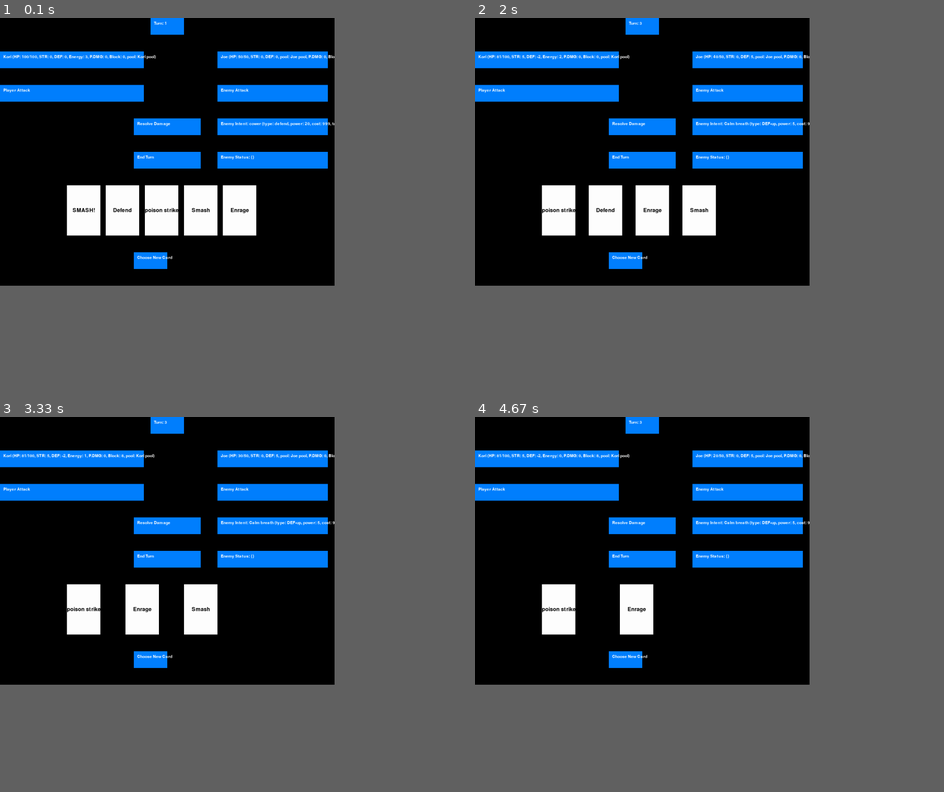
Above: before the commit, frames 1-4 (two rows, left to right).
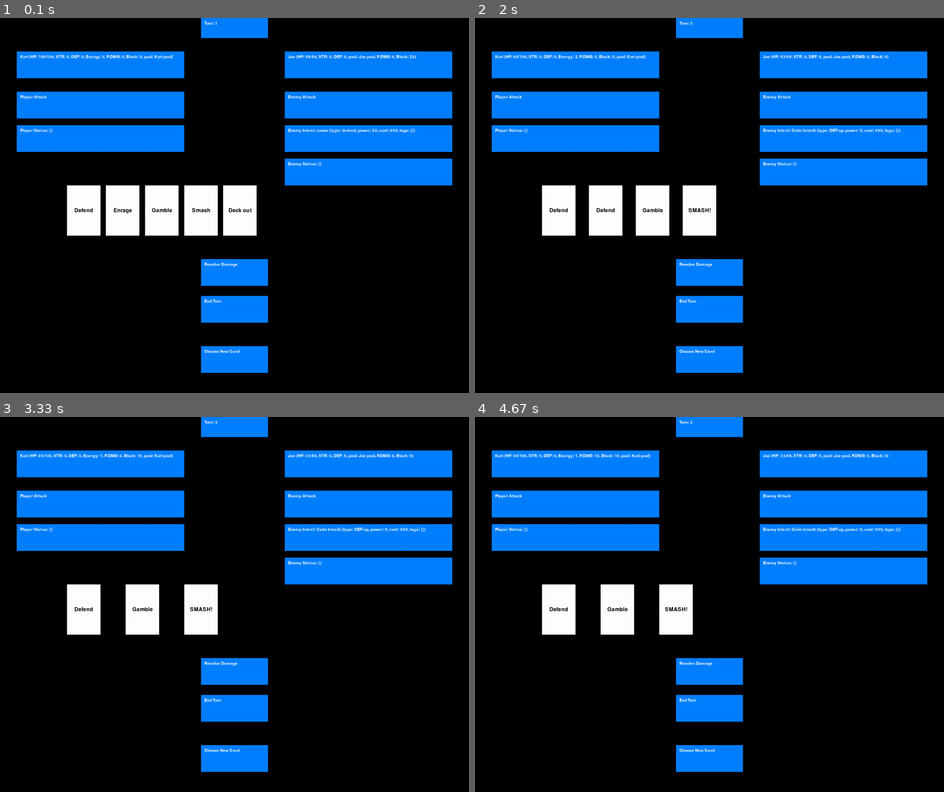
Above: after the commit, the same moments.

Repository: GiveMeToust/Smashing_Time
Game: pygame game, started from Smashing_Time.py
Same seed, same stepped clock (60 frames per second), same inputs: the game is played once before the commit and once after it.
Inputs (mouse positions are in pixels of both pictures, inside the frame that each line leads up to):
- Up to frame 1 (0.1 s): no input
- Up to frame 2 (2 s): click (690, 220) at 0.38 s; click (714, 231) at 0.72 s; click "End Turn" at 1.05 s; click "End Turn" at 1.38 s; click (540, 194) at 1.72 s
- Up to frame 3 (3.33 s): click "Choose New Card" at 2.05 s; click "poison strike" at 2.38 s; click "Defend" at 2.72 s; click "Player Attack" at 3.05 s
- Up to frame 4 (4.67 s): click (676, 608) at 3.38 s, where only the run after the commit has a clickable "SMASH!"; click (817, 510) at 4.22 s
In our replay, the window is 642x514 before the commit and 900x720 after it. These sizes can differ from the game's own. Grey fills any space a smaller window leaves; there, only what the larger window draws over its background counts as a difference.

The runs differ from the first frame. In frame 1, 25% of the frame differs, in the area x 0-97%, y 0-95%; in frame 2, 25%; in frame 3, 25%; in frame 4, 27%.

Commit message:
Update Smashing_Time.py

Diff:
--- a/Smashing_Time.py
+++ b/Smashing_Time.py
@@ -8,7 +8,7 @@
 
 pygame.init()
 
-screen = pygame.display.set_mode((1000, 800))
+screen = pygame.display.set_mode((1400, 1120))
 pygame.display.set_caption("Pygame Test")
 
 clock = pygame.time.Clock()
@@ -20,7 +20,10 @@
 
 print("hello world")
 
-
+attack="attack"  #toying with the idea of defining move types as variables instead of strings
+defend="defend"  #"Feeling like programing well, might delete later"
+STR_up="STR-up"
+DEF_up="DEF-up"
 
 
 
@@ -46,8 +49,8 @@
     move("Defend", 10, "defend", 1, tags={}),
     move("SMASH!", 25, "attack", 2, tags={}),
     move("Enrage", 5, "STR-up", 1, tags={"enrage": None}),
-    move("Concentrate", 5, "DEF-up", 1, tags={}),
-    move("poison strike", 7, "attack", 1, tags={"poison": 3, "placeholder": 3})
+    move("Gamble", 0, "spell", 1, tags={"redraw": True}),
+    move("Deck out", 7, "defend", 1, tags={"draw": 2})
 ]
 
 
@@ -65,14 +68,26 @@
     move("construct", 10, "STR-up", 999,  tags={})
 ]
 
+Thug_pool = [
+    move("poison strike", 10, "attack", 999, tags={"poison": 3}),
+    move("smoke screen", 10, "defend", 999, tags={"blind": 1}),
+    move("slash", 5, "attack", 999, tags={"multihit": 4}),
+]
 
 
 floor1_loot = [
     move("Smash", 10, "attack", 1, tags={}),
     move("Block", 4, "defend", 0, tags={}),
     move("Power Up", 5, "STR-up", 1, tags={}),
-    move("poison strike", 7, "attack", 1, tags={"poison": 3, "placeholder": 3}),
-    move("pray", 5, "defend", 1, tags={"energised":1, }) #I thought about making it heal but that would promote delaying kills, which is not fun
+    move("poison strike", 7, "attack", 1, tags={"poison": 3}), #damages enemy at the end of turn
+    move("Concentrate", 5, "DEF-up", 1, tags={}),
+    move("Shrug off", 20, "defend", 1, tags={}),
+    move("Deck out", 7, "defend", 0, tags={"draw": 2}), #draw 2 cards
+    move("Gamble", 0, "spell", 0, tags={"redraw": True}), #you draw a new hand, can only be used once per turn so you can't spam zero cost moves
+    move("Smite" , 10, "attack", 1, tags={"blind": 2}), #makes enemy attacks do 75% damage
+    move("Fury" , 6 , "attack", 1, tags={"multihit": 2}), #attack twice
+    move("Glare", 5, "attack", 0, tags={"blind": 1}), #enemy attacks do 75% damage
+    move("pray", 5, "defend", 1, tags={"energised":1, }), #I thought about making it heal but that would promote delaying kills, which is not fun, now it gives you +1 energy next turn
 ]
 
 
@@ -110,74 +125,110 @@
     def __repr__(self):
         return f"{self.name} (HP: {self.HP}/{self.maxHP}, STR: {self.STR}, DEF: {self.DEF}, Energy: {self.Energy}, P.DMG: {self.pending_damage}, Block: {self.block}, pool: {self.poolname})"
 
-    def make_hand(self,):
-       return random.sample(self.pool, k=self.drawNum)
+    def make_hand(self):
+        global hand
+        global Player
+        hand.clear()
+        hand = random.sample(Player.pool, k=Player.drawNum)
+
 
     def resolve_move(self, move):
         global turn_count
 
 
 
-        if self.Energy < 1:
+        if self.Energy < move.cost:
             print("Not enough energy to play this move!")
             return
-        self.Energy -= 1
+        self.Energy -= move.cost
+
+        multihit = 1
+        for tag, tag_value in move.tags.items():
+            if tag == "multihit":
+                multihit = tag_value
+                break
 
           # Remove the played card from hand
-
-        if move.type == "attack":
-            if Enemy.alive == False:
-                print(f"{Enemy.name} is already dead! Talk about beating a dead horse.")
+        while multihit >= 1:
+
+            if move.type == "attack":
+                if Enemy.alive == False:
+                    print(f"{Enemy.name} is already dead! Talk about beating a dead horse.")
+                    return
+
+                given_damage = (move.power + self.STR) - (Enemy.block + Enemy.DEF)
+                if given_damage < 0:
+                    given_damage = 0
+
+                Enemy.HP = Enemy.HP - given_damage
+
+                x=(f"{Enemy.name} took {given_damage} ({Enemy.block} block")
+                Enemy.block = Enemy.block - (move.power + self.STR)
+                if Enemy.block > 0:
+                    x += f" {Enemy.block} block remaining!)"
+                else:
+                    x += ")"
+                    Enemy.block = 0
+
+                print(x)
+                given_damage = 0
+                x = ""
+
+            elif move.type == "defend":
+                self.block += move.power + self.DEF
+            elif move.type == "STR-up":
+                self.STR += move.power
+            elif move.type == "DEF-up":
+                self.DEF += move.power
+            elif move.type == "spell": #all these moves are handled by tags
+                pass
+            else:
+                print("What the fuck kind of move is that? What is happening?! I am going insane! AAARRRGH!!!")
                 return
 
-            given_damage = (move.power + self.STR) - (Enemy.block + Enemy.DEF)
-            if given_damage < 0:
-                given_damage = 0
-
-            Enemy.HP = Enemy.HP - given_damage
-
-            x=(f"{Enemy.name} took {given_damage} ({Enemy.block} block")
-            Enemy.block = Enemy.block - (move.power + self.STR)
-            if Enemy.block > 0:
-                x += f" {Enemy.block} block remaining!)"
-            else:
-                x += ")"
-                Enemy.block = 0
-
-            print(x)
-            given_damage = 0
-            x = ""
-
-        elif move.type == "defend":
-            self.block += move.power + self.DEF
-        elif move.type == "STR-up":
-            self.STR += move.power
-        elif move.type == "DEF-up":
-            self.DEF += move.power
-        else:
-            print("What the fuck kind of move is that? What is happening?! I am going insane! AAARRRGH!!!")
-            return
-        global tags
-        for tag, tag_value in move.tags.items():
-            if tag == "enrage":
-                x = move.power / 2
-                x = round(x)
-                print(f"Applying 'enrage' effect! DEF before: {self.DEF}, reducing by {x}")
-                self.DEF -= x
-
-            elif tag == "poison":
-                if "poison" in Enemy.status_effects:
-                    Enemy.status_effects["poison"] += tag_value  # Add to existing poison
-                    print(f"Poison stacked! Total poison damage: {Enemy.status_effects['poison']}")
-                else:
-                    Enemy.status_effects["poison"] = tag_value  # Apply new poison
-                    print(f"Enemy poisoned! Poison damage: {tag_value}")
-
-            elif tag == "heal":
-                self.HP += tag_value
-                if self.HP > self.maxHP:
-                    self.HP = self.maxHP
-                print(f"{self.name} healed for {tag_value} HP! Current HP: {self.HP}")
+
+            for tag, tag_value in move.tags.items():
+                if tag == "enrage":
+                    x = move.power / 2
+                    x = round(x)
+                    print(f"Applying 'enrage' effect! DEF before: {self.DEF}, reducing by {x}")
+                    self.DEF -= x
+
+
+
+                elif tag == "energised":
+                    if "energised" in self.status_effects:
+                        self.status_effects["energised"] += tag_value
+                    else:
+                        self.status_effects["energised"] = tag_value
+
+                elif tag == "blind":
+                    if "blind" in Enemy.status_effects:
+                        Enemy.status_effects["blind"] += tag_value  # Add to existing blind
+                        print(f"Blind stacked! Total blind effect: {Enemy.status_effects['blind']}")
+                    else:
+                        Enemy.status_effects["blind"] = tag_value # Initial blind application
+                        x = Player.pending_damage*0.75
+                        x = round(x)
+                        Player.pending_damage = x
+
+                elif tag == "poison":
+                    if "poison" in Enemy.status_effects:
+                        Enemy.status_effects["poison"] += tag_value  # Add to existing poison
+                        print(f"Poison stacked! Total poison damage: {Enemy.status_effects['poison']}")
+                    else: # now we give it poison
+                        Enemy.status_effects["poison"] = tag_value # Initial poison application
+
+                elif tag == "draw":
+                    new_cards = random.sample(self.pool, k=tag_value)
+                    hand.extend(new_cards)
+                    print(f"Drew {tag_value} cards: {[card.name for card in new_cards]}")
+
+                elif tag == "redraw":
+                    Player.make_hand()
+                    print(f"Redrew hand: {[card.name for card in hand]}")
+
+            multihit -= 1
 
         if Enemy.HP <= 0:
             Enemy.alive = False
@@ -252,14 +303,49 @@
     def make_enemy_move(self):
         enemy_move = random.choice(self.pool)
         self.enemy_move = enemy_move
-        if enemy_move.type == "attack":
-            Player.pending_damage += enemy_move.power + self.STR
-        elif enemy_move.type == "defend":
-            self.block += enemy_move.power + self.DEF
-        elif enemy_move.type == "STR-up":
-            self.STR += enemy_move.power
-        elif enemy_move.type == "DEF-up":
-            self.DEF += enemy_move.power
+
+        multihit = 1
+        for tag, tag_value in enemy_move.tags.items():
+            if tag == "multihit":
+                multihit = tag_value
+                break
+
+
+        while multihit >= 1:
+            if enemy_move.type == "attack":
+                if "blind" in Player.status_effects:
+                    x = (enemy_move.power + self.STR)*0.75
+                    x = round(x)
+                    Player.pending_damage += x
+                else:
+                    Player.pending_damage += enemy_move.power + self.STR
+            elif enemy_move.type == "defend":
+                self.block += enemy_move.power + self.DEF
+            elif enemy_move.type == "STR-up":
+                self.STR += enemy_move.power
+            elif enemy_move.type == "DEF-up":
+                self.DEF += enemy_move.power
+            elif enemy_move.type == "spell": #all these moves are handled by tags
+                pass
+
+            for tag, tag_value in enemy_move.tags.items():
+                if tag == "poison":
+                    Player.status_effects["poison"] += tag_value
+                    print(f"Poison stacked! Total poison damage: {Player.status_effects['poison']}")
+                elif tag == "blind":
+                    if "blind" in Player.status_effects:
+                        Player.status_effects["blind"] += tag_value  # Add to existing blind
+                        print(f"Blind stacked! Total blind effect: {Player.status_effects['blind']}")
+                    else:
+                        Player.status_effects["blind"] = tag_value # Initial blind application
+                elif tag == "heal":
+                    self.HP += tag_value
+                    if self.HP > self.maxHP:
+                        self.HP = self.maxHP
+                    print(f"{self.name} healed for {tag_value} HP! Current HP: {self.HP}")
+
+            multihit -= 1
+
 
         print(f"{self.name} used {enemy_move.name}!")
 
@@ -267,11 +353,12 @@
 
 
 
-Joe=foe("Joe", 50, 0, 0, Joe_pool, "Joe pool")
-construct = foe("Construct", 100, 0, 0, Construct_pool, "Construct pool")
+Joe=foe("Joe", 50 + random.randint(-5, 5), 0, 0, Joe_pool, "Joe pool")
+Construct = foe("Construct", 100, 0, 0, Construct_pool, "Construct pool")
+Thug = foe("Thug", 80 + random.randint(-5, 5), 5 + random.randint(-1, 1), 0, Thug_pool, "Thug pool")
+
 Enemy = copy.deepcopy(Joe)
-floor1_enemies = [Joe, construct]
-
+floor1_enemies = [Joe, Construct]
 
 
 
@@ -346,13 +433,36 @@
                 del Enemy.status_effects["poison"]
             game.kill_enemy()
 
+        if "poison" in Player.status_effects:
+            poison_damage = Player.status_effects["poison"]
+            Player.HP -= poison_damage
+            print(f"{Player.name} takes {poison_damage} poison damage!")
+            Player.status_effects["poison"] -= 1
+            if Player.status_effects["poison"] <= 0:
+                del Player.status_effects["poison"]
+
+        if "blind" in Player.status_effects:
+            Player.status_effects["blind"] -= 1
+            if Player.status_effects["blind"] <= 0:
+                del Player.status_effects["blind"]
+
+        if "blind" in Enemy.status_effects:
+            Enemy.status_effects["blind"] -= 1
+            if Enemy.status_effects["blind"] <= 0:
+                del Enemy.status_effects["blind"]
+
         Player.take_damage()
 
         Enemy.make_enemy_move()
+
         Player.Energy = Player.MaxEnergy
-
-
-        hand = Player.make_hand()
+        if "energised" in Player.status_effects:
+            Player.Energy += Player.status_effects["energised"]
+            print(f"{Player.name} is energised and gains {Player.status_effects['energised']} extra energy this turn!")
+            del Player.status_effects["energised"]
+
+
+        Player.make_hand()
 
         print(f"New hand: {hand}")
         print()
@@ -396,6 +506,46 @@
     def start_game(self):
         None
 
+    #MAP GENERATING MAP HERE:
+    import random
+
+    def create_layers(num_layers=6, width_range=(2, 4)):
+        layers = []
+
+        for layer_index in range(num_layers):
+            layer_width = random.randint(*width_range)
+
+            layer = []
+            for node_index in range(layer_width):
+                node = Encounter_node(id=f"{layer_index}-{node_index}")
+                layer.append(node)
+
+            layers.append(layer)
+
+
+    def assign_encounters(layers):
+        encounter_types = ["battle", "elite", "shop", "rest", "event"]
+
+        for layer in layers:
+            for node in layer:
+                node.encounter_type = random.choice(encounter_types)
+                node.danger = random.randint(1, 5) #AI randomly generated me this, but I actually think this is a pretty good idea. It gives you a nice piece of risk and reward "do I go into the more dangerous place with a shop or the safer one without it"
+
+
+        return layers
+
+
+
+
+
+
+class Encounter_node:
+    def __init__(self, node_id, encounter_type, data=None):
+        self.id = node_id
+        self.encounter_type = encounter_type   # "battle", "shop", "elite", etc.
+        self.data = data or {}                 # loot, enemies, modifiers…
+        self.next_nodes = []                   # list of IDs or direct object refs
+
 
 game = gameloop(Player, Enemy)
 
@@ -405,21 +555,32 @@
 
 
 
-# Define your squares: x, y, width, height
-player_square = pygame.Rect(0, 100, 430, 50)
-enemy_square = pygame.Rect(650, 100, 330, 50)
-player_attack_square = pygame.Rect(0, 200, 430, 50)
-enemy_attack_square = pygame.Rect(650, 200, 330, 50)
-resolve_square = pygame.Rect(400, 300, 200, 50)
-end_turn_square = pygame.Rect(400, 400, 200, 50)
-enemy_intent = pygame.Rect(650, 300, 330, 50)
-turn_count_square = pygame.Rect(450, 0, 100, 50)
-choose_new_card_square = pygame.Rect(400, 700, 100, 50)
-enemy_status_square = pygame.Rect(650, 400, 330, 50)
-
-
-
-hand = Player.make_hand()
+# Define your squares: x, y, width, height (rearranged for 1400x1120 window)
+# Left column: player info and actions; Right column: enemy info and actions
+player_square = pygame.Rect(50, 100, 500, 80)
+enemy_square = pygame.Rect(850, 100, 500, 80)
+
+# Action buttons under each character panel
+player_attack_square = pygame.Rect(50, 220, 500, 80)
+enemy_attack_square = pygame.Rect(850, 220, 500, 80)
+
+# Center control buttons
+resolve_square = pygame.Rect(600, 720, 200, 80)
+end_turn_square = pygame.Rect(600, 830, 200, 80)
+
+# Intent and status panels
+enemy_intent = pygame.Rect(850, 320, 500, 80)
+player_status_square = pygame.Rect(50, 320, 500, 80)
+enemy_status_square = pygame.Rect(850, 420, 500, 80)
+
+# Top-center turn counter
+turn_count_square = pygame.Rect(600, 0, 200, 60)
+
+# Bottom-center new card chooser
+choose_new_card_square = pygame.Rect(600, 980, 200, 80)
+
+
+Player.make_hand()
 
 
 def basic_draw():
@@ -434,6 +595,7 @@
     game.draw_button(screen, turn_count_square, f"Turn: {turn_count}")
     game.draw_button(screen, choose_new_card_square, "Choose New Card")
     game.draw_button(screen, enemy_status_square, f"Enemy Status: {Enemy.status_effects}")
+    game.draw_button(screen, player_status_square, f"Player Status: {Player.status_effects}")
 
 
 hand_start_x = 200
